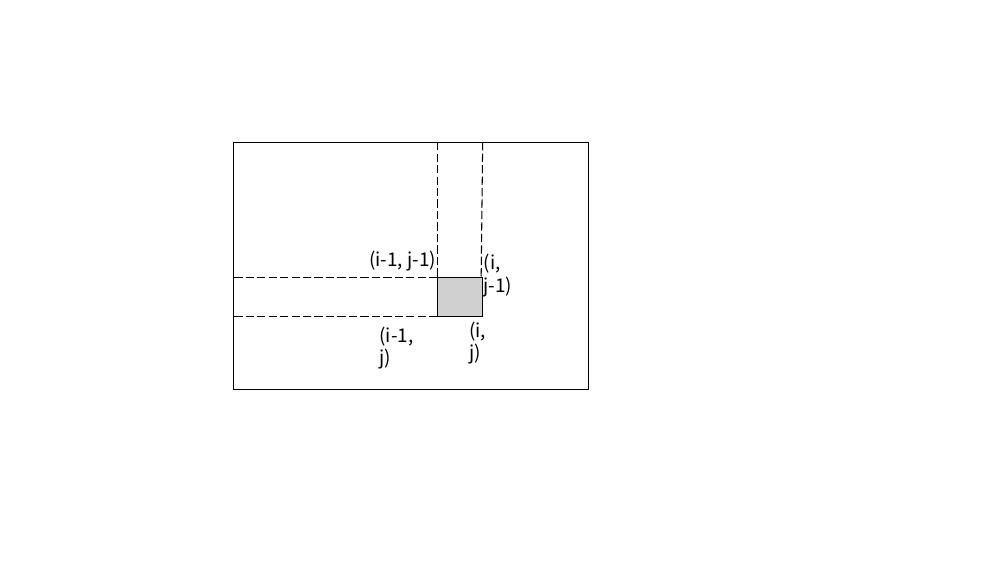
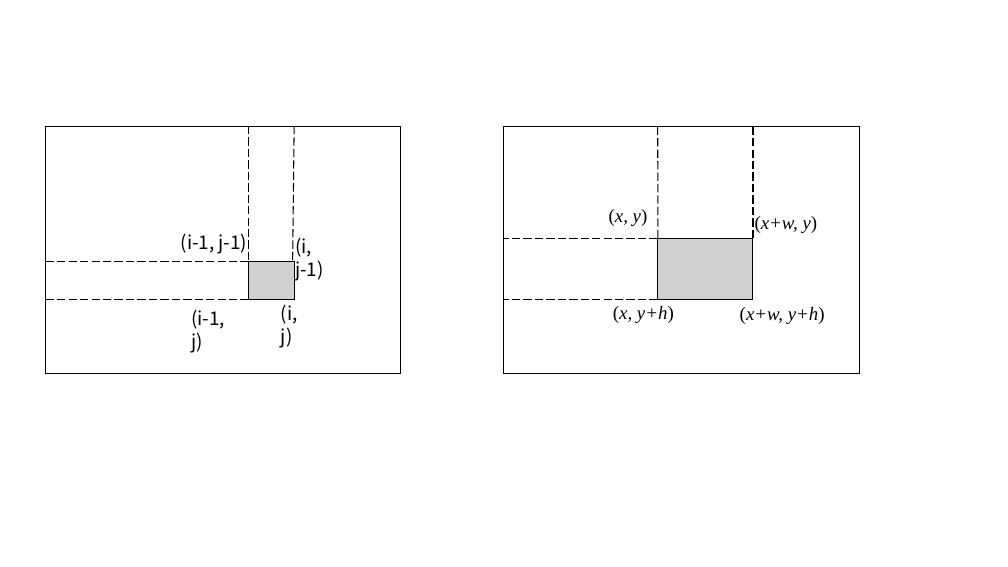
Before and after one commit to SJTUMichael/-, a slide deck: slide 2 of 示意图.pptx. Drawn at 1008x567 pixels with LibreOffice and Linux fonts; fonts in the diff are those of the drawing; grey boxes stand for pictures. Boxes give left, top, right and bottom in pixels: in the first picture for what was removed or moved away, otherwise in the second. Text is boxed around its words. In the diff, an @@ line names an element or a change of style, - is before the commit and + after.

```diff
--- a/示意图.pptx
+++ b/示意图.pptx
@@ 4 texts, 4 lines, 1 rectangle: place and size @@
-4 texts, 4 lines, 1 rectangle at (234, 143, 589, 389)
+4 texts, 4 lines, 1 rectangle at (45, 127, 401, 374)
@@ picture added at (249, 262, 294, 300) @@
@@ picture removed at (438, 278, 483, 316) @@
@@ group added at (504, 127, 860, 374): 4 lines, 4 texts, 1 rectangle, 1 picture @@
+(x, y)
+(x+w, y)
+(x, y+h)
+(x+w, y+h)
```
Also in this commit, not shown: 2 other slides changed, 2 slides added, 1 slide removed, 3 other files.
